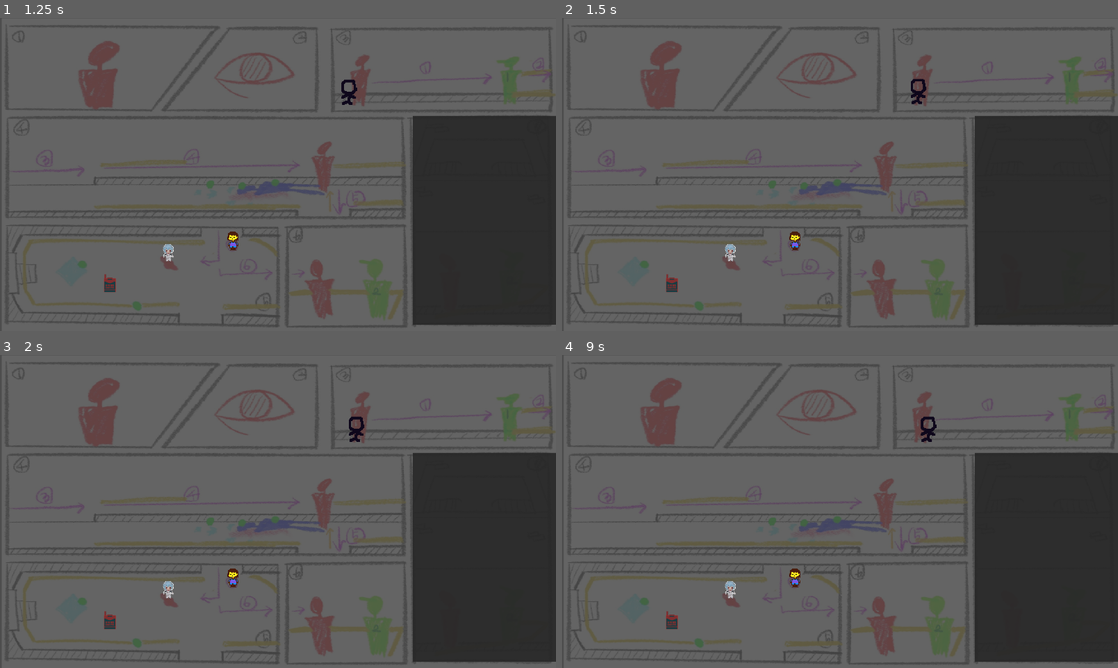
Above: before the commit, frames 1-4 (two rows, left to right).
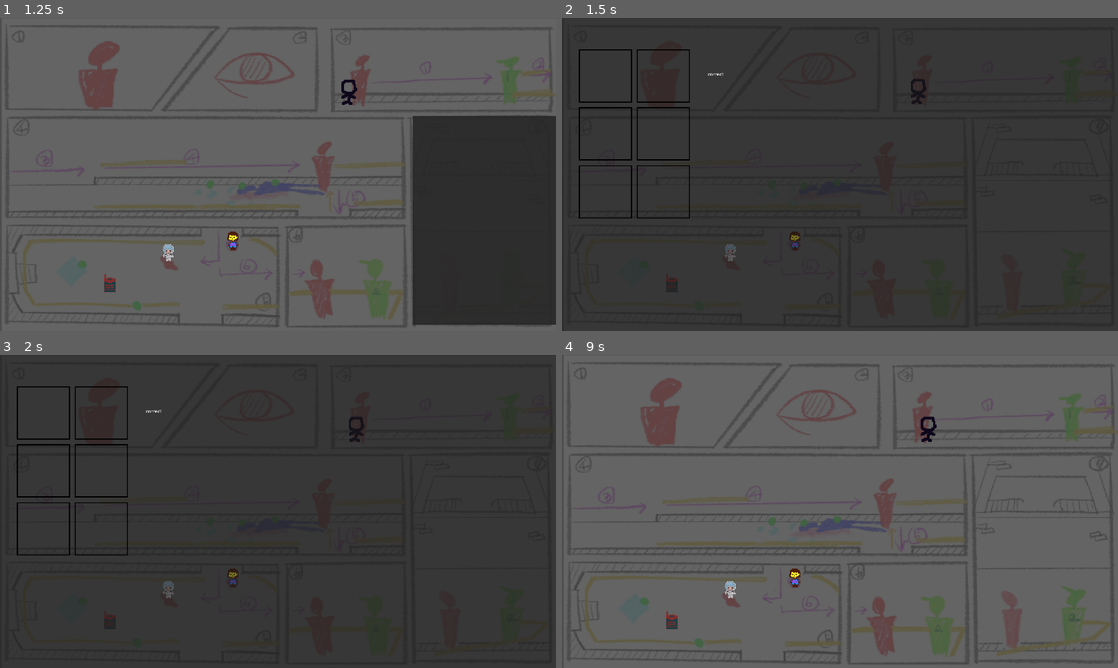
Above: after the commit, the same moments.

Repository: GDYUClub/term-project-w25
Game: Godot game, scene res://src/main/main_menu.tscn
Two runs of this game, one before a commit and one after it. Both use one fixed random seed, a clock stepped at 60 frames per second and the inputs below.
Inputs (mouse positions are in pixels of both pictures, inside the frame that each line leads up to):
- Up to frame 1 (1.25 s): click "Game Start" at 0.5 s
- Up to frame 2 (1.5 s): tap Enter (ui_accept) at 1.25 s; move the mouse to (962, 158) at 1.27 s; hold D (right) from 1.28 s (still down); tap Q (analyze) at 1.35 s; click (962, 158) at 1.42 s
- Up to frame 3 (2 s): keep holding D (right); tap Space (jump) at 1.52 s
- Up to frame 4 (9 s): release D (right) at 2 s; tap Enter (ui_accept) every 1.5 s from 2 to 8 s; drag from (728, 527) to (673, 621) at 2.02 s; move the mouse to (895, 442) at 2.77 s; hold A (left) 2.78-3.5 s; click (895, 442) at 2.85 s; drag from (812, 574) to (1112, 414) at 3.52 s; move the mouse to (1006, 558) at 4.27 s; hold D (right) 4.28-5 s; tap Shift (run) at 4.35 s; click (1006, 558) at 4.42 s; tap Space (jump) at 4.52, 7.52 s; drag from (673, 464) to (728, 589) at 5.02 s; move the mouse to (867, 511) at 5.77 s; hold D (right) 5.78-6.5 s; tap C (crouch) at 5.85 s; click (867, 511) at 5.92 s; drag from (756, 433) to (1112, 414) at 6.52 s; move the mouse to (962, 495) at 7.27 s; hold A (left) 7.28-8 s; tap E (interact) at 7.35 s; click (962, 495) at 7.42 s; drag from (728, 527) to (834, 611) at 8.02 s; move the mouse to (895, 442) at 8.77 s; hold D (right) from 8.78 s (still down); tap Q (analyze) at 8.85 s; click (895, 442) at 8.92 s

Frame 1 is identical in both runs. In frame 2, 83% of the frame differs, in the area x 0-100%, y 0-100%; in frame 3, 83%; in frame 4, 17%.
Error before the commit: Parse Error: Could not parse global class "CluePanel" from "res://src/clues/panel.gd". (res://src/clues/grid_position.gd:5)

Commit message:
Implemented description pop-up on item hover

Diff:
--- a/project.godot
+++ b/project.godot
@@ -38,6 +38,7 @@
 
 Player=""
 rebind_button=""
+item_description=""
 
 [input]
 
--- a/src/clues/clue_description.tscn
+++ b/src/clues/clue_description.tscn
@@ -1,19 +1,12 @@
-[gd_scene load_steps=3 format=3 uid="uid://q7ux5fjcblwo"]
+[gd_scene load_steps=3 format=3 uid="uid://dnbdtetmksjia"]
 
-[ext_resource type="Texture2D" uid="uid://eu0kdjsoh565" path="res://assets/sprites/gridcell border.png" id="1_hmd85"]
+[ext_resource type="Texture2D" uid="uid://eu0kdjsoh565" path="res://assets/sprites/gridcell border.png" id="1_m40gr"]
 
-[sub_resource type="RectangleShape2D" id="RectangleShape2D_ugmg3"]
+[sub_resource type="RectangleShape2D" id="RectangleShape2D_2e5o7"]
 size = Vector2(177.813, 177.438)
 
-[node name="ClueDescription" type="Node2D"]
-position = Vector2(1, -2)
-
-[node name="Area2D" type="Area2D" parent="."]
-
-[node name="CollisionShape2D" type="CollisionShape2D" parent="Area2D"]
-position = Vector2(94.0938, -90.7188)
-shape = SubResource("RectangleShape2D_ugmg3")
-debug_color = Color(0, 0.6, 0.7, 0.42)
+[node name="Description" type="Area2D" groups=["item_description"]]
+position = Vector2(-96, 90)
 
 [node name="Panel" type="Panel" parent="."]
 offset_left = 6.14281
@@ -53,3 +46,8 @@
 text = "IMAGE IMAGE
 IMAGE IMAGE"
 horizontal_alignment = 1
+
+[node name="CollisionShape2D" type="CollisionShape2D" parent="."]
+position = Vector2(94.0938, -90.7188)
+shape = SubResource("RectangleShape2D_2e5o7")
+debug_color = Color(0, 0.6, 0.7, 0.42)
--- a/src/clues/panel.gd
+++ b/src/clues/panel.gd
@@ -7,9 +7,15 @@
 @onready var sprite: Sprite2D = $Sprite2D
 @onready var numberLabel: Label = $NumberLabel
 
+@onready var panel_desc_scene: PackedScene = preload("res://src/clues/clue_description.tscn")
+
 var _is_mouse_in: bool = false
 var _is_selected: bool = false
 var _grids_inside: Array[GridBox] = []
+
+var panel_exists: bool = false
+var desc_panel
+const OFFSET: Vector2 = Vector2(80, 30)
 
 static var _can_select: bool = true
 
@@ -29,7 +35,12 @@
 
 func _process(delta: float) -> void:
 	if _is_mouse_in:
-
+		if(!panel_exists):
+			desc_panel = show_description()
+		print(desc_panel)
+	if !_is_mouse_in:
+		if(panel_exists):
+			hide_description(desc_panel)
 	#Check if the grab button is being used
 	if Input.is_action_pressed("grab"):
 		#Set the panel to selected if the mouse is in the area 2D
@@ -90,4 +101,14 @@
 
 
 func show_description():
-	print("HOVERING")
+	var panel_desc = panel_desc_scene.instantiate()
+	add_child(panel_desc)
+	panel_exists = true
+	panel_desc.position.x = OFFSET.x
+	panel_desc.position.y = OFFSET.y
+	return panel_desc
+
+
+func hide_description(description: Area2D) -> void:
+	description.free()
+	panel_exists = false
Not shown: 1 places in src/clues/clue_description.tscn that only renumber resources
